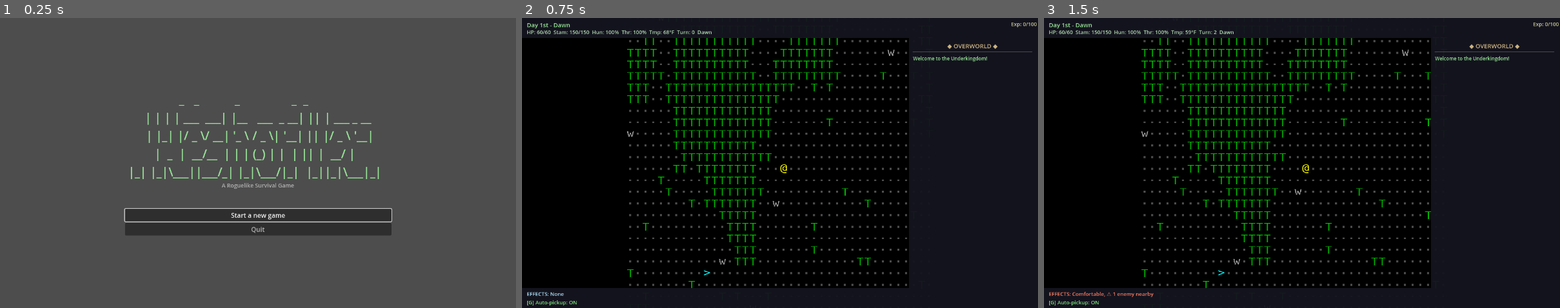
Above: before the commit, frames 1-3 (left to right).
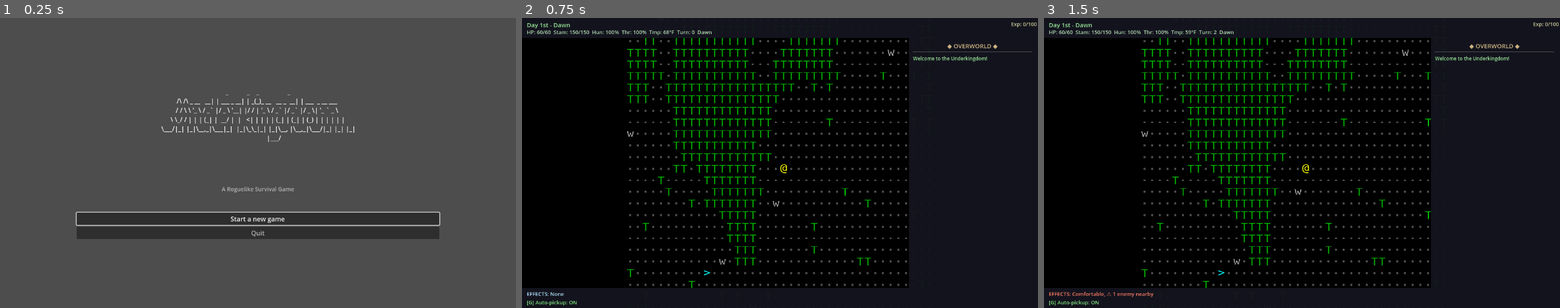
Above: after the commit, the same moments.

Repository: stevenraines/underkingdom-godot-cc
Game: Godot game, scene res://scenes/main.tscn
The game is run twice, just before and just after one commit, with the same random seed, the same clock (stepped at 60 frames per second) and the same inputs.
Inputs (mouse positions are in pixels of both pictures, inside the frame that each line leads up to):
- Up to frame 1 (0.25 s): no input
- Up to frame 2 (0.75 s): click "Start a new game" at 0.5 s
- Up to frame 3 (1.5 s): tap Enter (ui_accept) at 1.25 s; move the mouse to (1415, 148) at 1.27 s; hold Right (ui_right) from 1.28 s (still down); tap E at 1.35 s; click (1415, 148) at 1.42 s

The runs differ from the first frame. In frame 1, 5.7% of the frame differs, in the area x 14-86%, y 26-77%; in frame 2, nothing differs; in frame 3, nothing differs.

Commit message:
Load ASCII art logo into main menu title; update Title node to RichTextLabel for better formatting

Diff:
--- a/scenes/main_menu.gd
+++ b/scenes/main_menu.gd
@@ -11,6 +11,31 @@
 
 func _ready() -> void:
 	print("Main menu loaded")
+	# load ascii art from ui file into Title (RichTextLabel)
+	var logo_path := "res://ui/underkingdom_logo.txt"
+	print("[MainMenu] checking logo path: ", logo_path)
+	var exists := FileAccess.file_exists(logo_path)
+	print("[MainMenu] file_exists: ", exists)
+	if exists:
+		var f := FileAccess.open(logo_path, FileAccess.READ)
+		if f:
+			var txt := f.get_as_text()
+			f.close()
+			print("[MainMenu] read logo length:", txt.length())
+			var title = get_node("VBoxContainer/Title")
+			print("[MainMenu] title node: ", title)
+			# ensure Title control is visible and has enough space for ASCII art
+			title.visible = true
+			title.custom_minimum_size = Vector2(900, 240)
+			title.add_theme_font_size_override("font_size", 28)
+			title.bbcode_enabled = false
+			title.clear()
+			title.append_text(txt)
+		else:
+			print("[MainMenu] failed to open file handle")
+	else:
+		print("[MainMenu] logo file not found at path")
+
 	# collect buttons in visual order
 	var start = get_node("VBoxContainer/StartButton")
 	var quit = get_node("VBoxContainer/QuitButton")
--- a/scenes/main_menu.tscn
+++ b/scenes/main_menu.tscn
@@ -25,9 +25,11 @@
 grow_horizontal = 2
 grow_vertical = 2
 
-[node name="Title" type="Label" parent="VBoxContainer"]
+[node name="Title" type="RichTextLabel" parent="VBoxContainer"]
 layout_mode = 2
-text = "  _   _           _                _  _           \n | | | | ___  ___| |__   ___  _ __| || | ___ _ __ \n | |_| |/ _ \\/ __| '_ \\ / _ \\| '__| || |/ _ \\ '__|\n |  _  |  __/\__ \ | | | (_) | |  | || |  __/ |   \n |_| |_|\\___||___/_| |_|\\___/|_|  |_||_|\\___|_|   "
+bbcode_enabled = false
+fit_content_height = true
+text = "UNDERKINGDOM"
 horizontal_alignment = 1
 theme_override_font_sizes/font_size = 30
 theme_override_colors/font_color = Color(0.6, 0.9, 0.6, 1)
